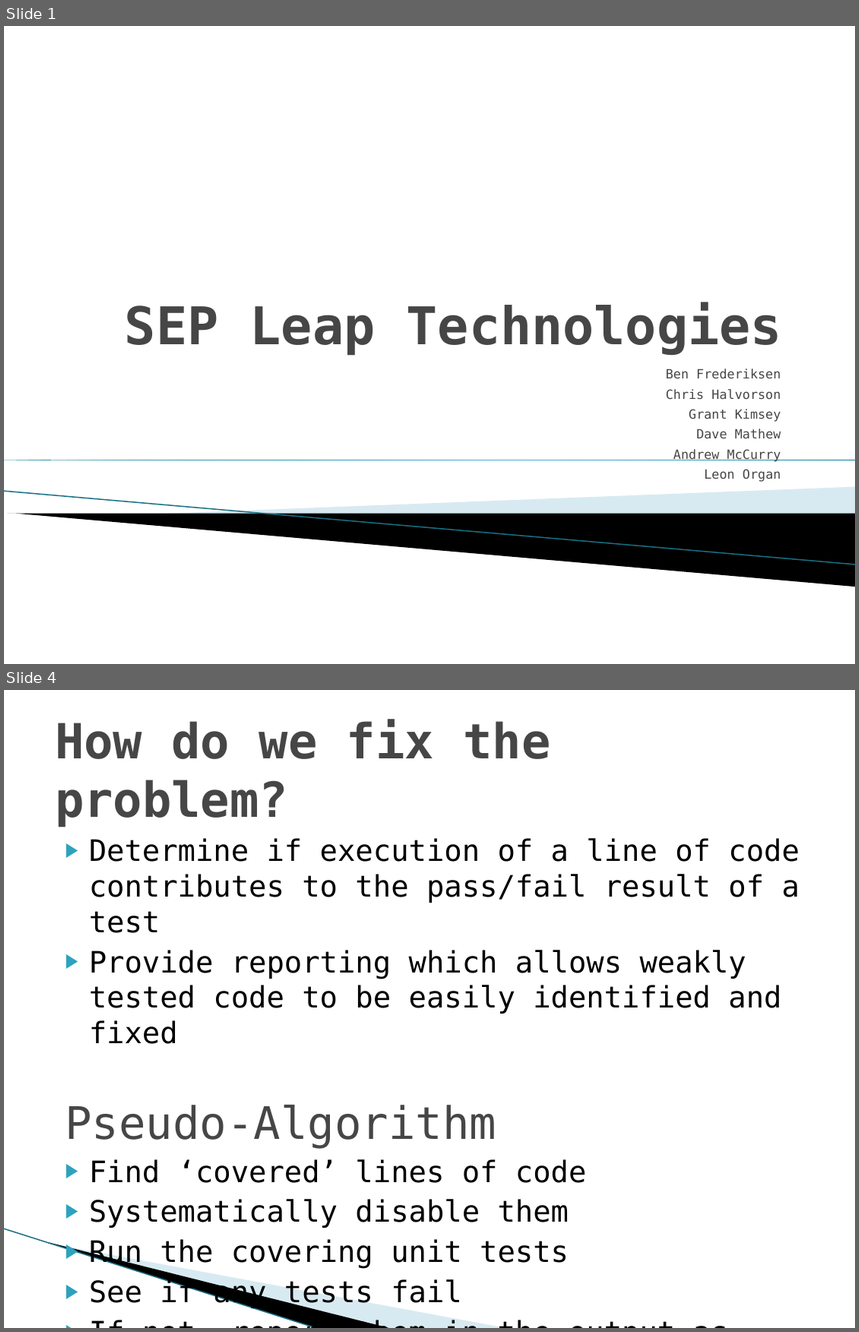
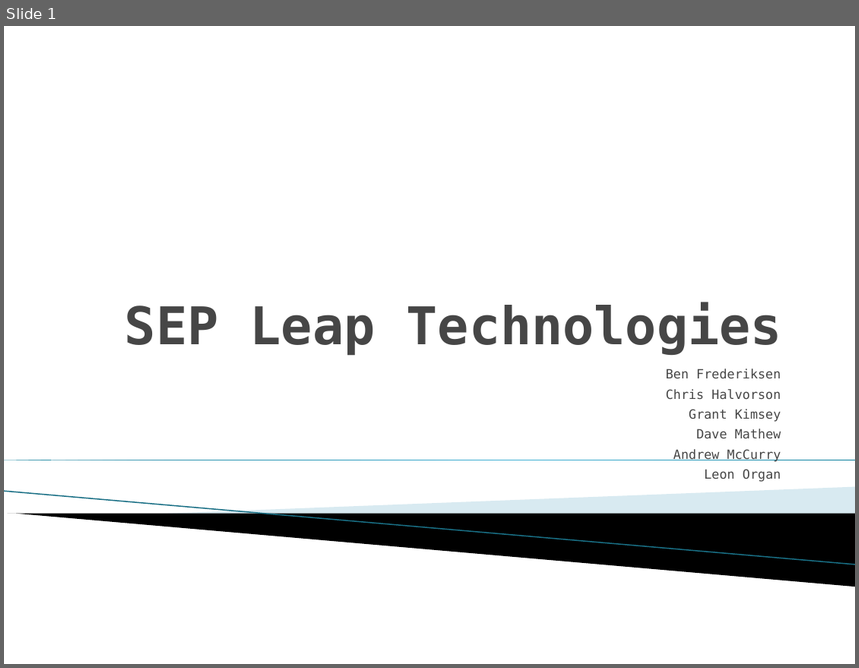
Before and after one commit to niahak/SEPlinko, a slide deck: Presentation.pptx. Shown one above the other, each under a label of ours: slides 1 and 4 before the commit, slide 1 after it; the slides between them are not shown. The pictures are 859x1332 and 859x668 pixels, drawn with LibreOffice and Linux fonts; fonts in the diff are those of the drawing; background and template pictures are left out. Boxes give left, top, right and bottom in pixels: in the first picture for what was removed or moved away, otherwise in the second. Text is boxed around its words. In the diff, an @@ line names an element or a change of style, - is before the commit and + after.

```diff
--- a/Presentation.pptx
+++ b/Presentation.pptx
@@ slide 4 removed at (4,690,855,1328), background #FFFFFF @@
@@ title removed at (55,720,550,827) @@
-How do we fix the problem?
@@ text removed at (65,838,800,1309) @@
-▶ Determine if execution of a line of code contributes to the pass/fail result of a test
-▶ Provide reporting which allows weakly tested code to be easily identified and fixed
-Pseudo-Algorithm
-▶ Find ‘covered’ lines of code
-▶ Systematically disable them
-▶ Run the covering unit tests
-▶ See if any tests fail
-▶ If not, report them in the output as ‘untested’
@@ line removed from (4, 1229) to (320, 1328) @@
@@ freeform shape removed at (49,1243,393,1328) @@
@@ freeform shape removed at (51,1243,510,1328) @@
```
Also in this commit, not shown: 2 slides changed, 4 slides added, 5 other slides removed.
